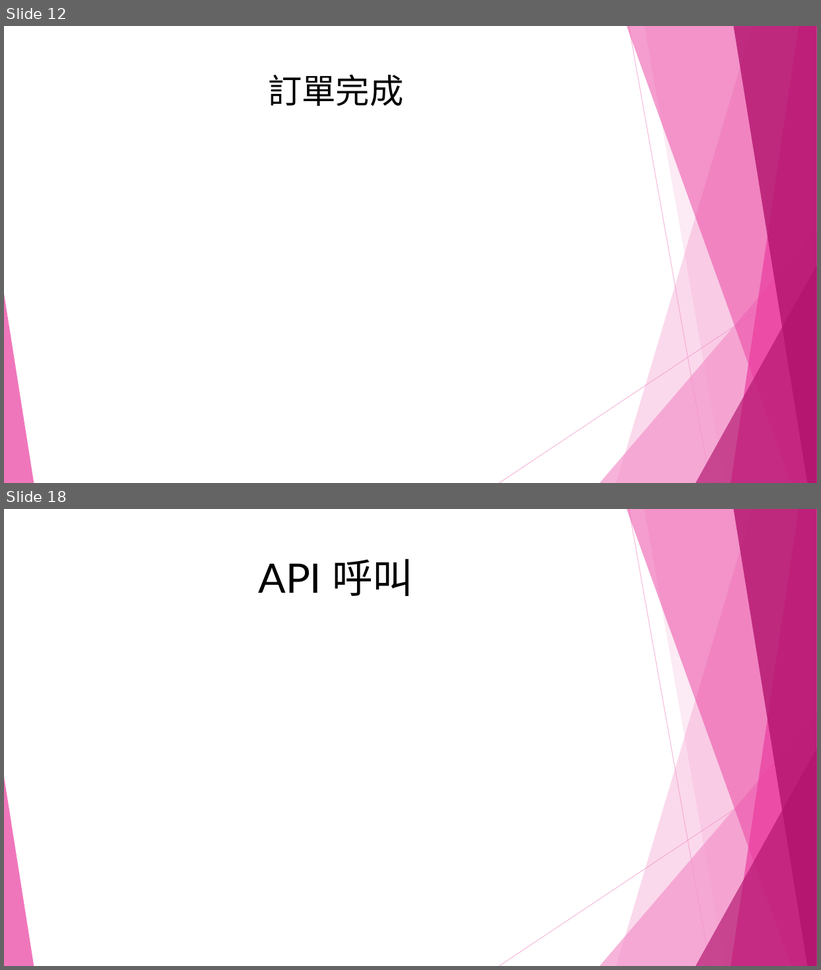
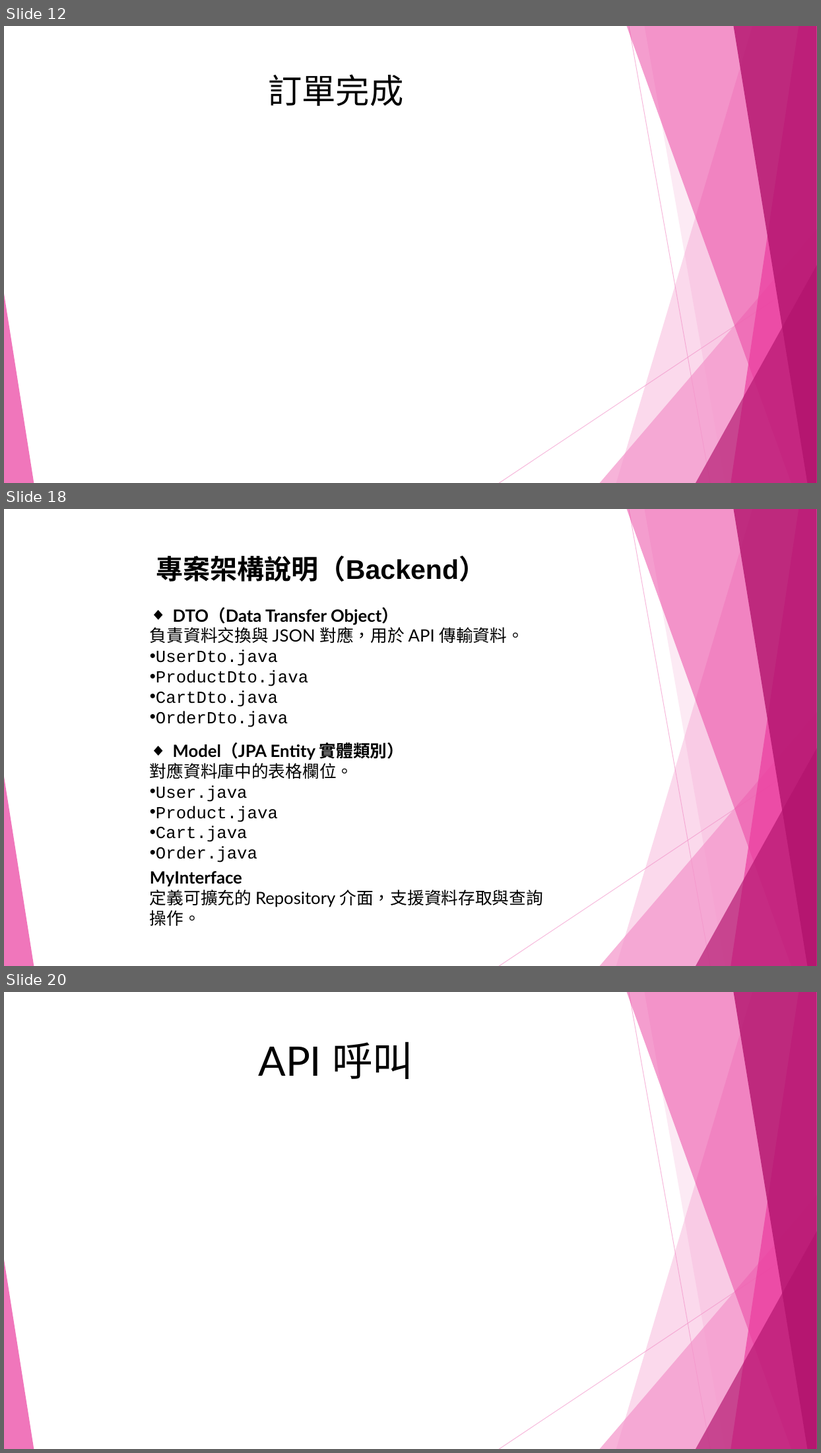
Before and after one commit to shoppingpd/powerpoint, a slide deck: ShoppingBuy專案1.pptx. Shown one above the other, each under a label of ours: slides 12 and 18 before the commit, slides 12, 18 and 20 after it; the slides between them are not shown. The pictures are 821x970 and 821x1453 pixels, drawn with LibreOffice and Linux fonts; fonts in the diff are those of the drawing. Boxes give left, top, right and bottom in pixels: in the first picture for what was removed or moved away, otherwise in the second. Text is boxed around its words. In the diff, an @@ line names an element or a change of style, - is before the commit and + after.

```diff
--- a/ShoppingBuy專案1.pptx
+++ b/ShoppingBuy專案1.pptx
@@ slide 18 added at [4, 509, 817, 966], background pattern #FFFFFF on #FFFFFF; not listed: 10 template elements that a slide beside it also shows @@
@@ text added at [156, 555, 486, 582], 32 pt, text #000000, bold @@
+專案架構說明（Backend）
@@ text added at [150, 607, 523, 727], 20 pt, text #000000 @@
+◆ DTO（Data Transfer Object）
+負責資料交換與 JSON 對應，用於 API 傳輸資料。
+• UserDto.java
+• ProductDto.java
+• CartDto.java
+• OrderDto.java
@@ text added at [150, 743, 404, 863], 20 pt, text #000000 @@
+◆ Model（JPA Entity 實體類別）
+對應資料庫中的表格欄位。
+• User.java
+• Product.java
+• Cart.java
+• Order.java
@@ text added at [150, 871, 543, 926], 20 pt, text #000000 @@
+MyInterface
+定義可擴充的 Repository 介面，支援資料存取與查詢操作。
@@ what was slide 18 is now slide 20 @@
```
Also in this commit, not shown: 13 slides changed, 2 other slides added.
